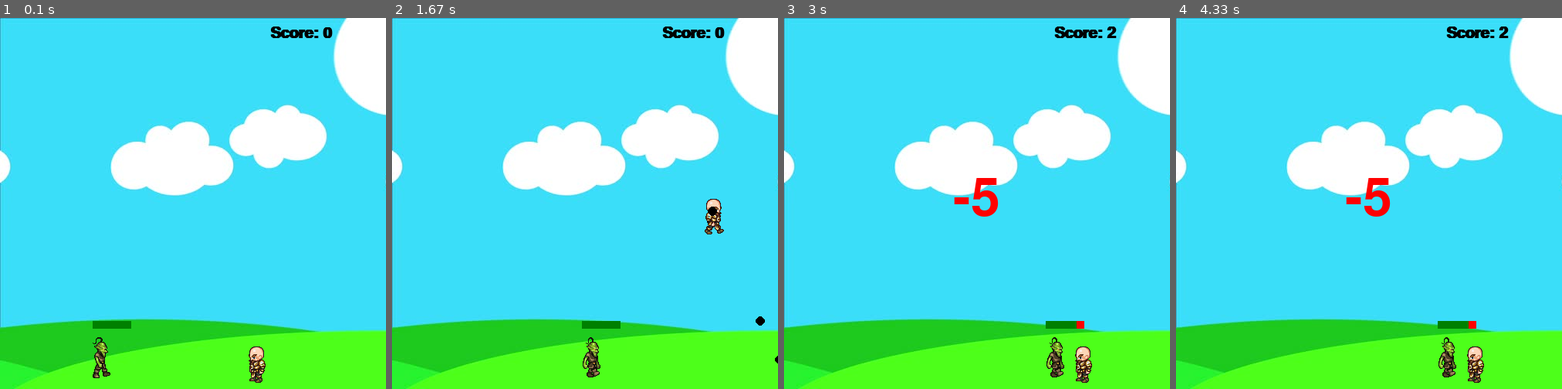
Above: before the commit, frames 1-4 (left to right).
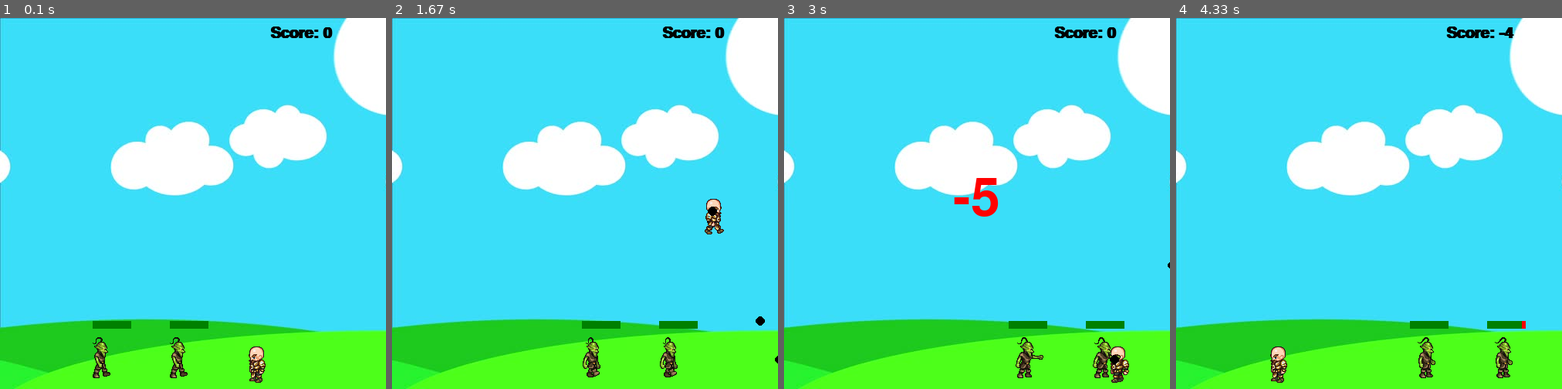
Above: after the commit, the same moments.

Repository: JCHasrouty/First-PyGame
Game: pygame game, started from Game/firstGame.py
Same seed, same stepped clock (60 frames per second), same inputs: the game is played once before the commit and once after it.
Inputs:
- Up to frame 1 (0.1 s): no input
- Up to frame 2 (1.67 s): tap Space at 0.33, 0.73, 1.03, 1.23, 1.57 s; hold Right 0.67-1.13 s; hold Up 1.17-1.47 s; hold Right from 1.5 s (still down)
- Up to frame 3 (3 s): tap Space at 1.87, 2.07, 2.37 s; release Right at 1.97 s; hold Left 2-2.53 s
- Up to frame 4 (4.33 s): no input

The runs differ from the first frame. In frame 1, 0.5% of the frame differs, in the area x 44-54%, y 81-98%; in frame 2, 0.5%; in frame 3, 2.3%; in frame 4, 2.7%, in the area x 24-91%, y 2-99%.

Commit message:
Added second character with full functionality
Added second character but code efficiency still needs to be improved.
Second character has hitbox, health, and affects player once hit.

Diff:
--- a/Game/firstGame.py
+++ b/Game/firstGame.py
@@ -162,6 +162,7 @@
     win.blit(text, (350, 10))
     BillyTheGoat.draw(win)
     Cody.draw(win)
+    Cody2.draw(win)
     for bullet in bullets:
         bullet.draw(win)
     pygame.display.update()
@@ -170,6 +171,7 @@
 font = pygame.font.SysFont('comicsans', 30, True)
 BillyTheGoat = player(300, 410, 64, 64)
 Cody = enemy(100, 410, 64, 64, 450)
+Cody2 = enemy(200, 410, 64, 64, 450)
 shootLoop = 0
 bullets = []
 run = True
@@ -182,6 +184,12 @@
                 BillyTheGoat.hit()
                 score -= 5
 
+    if Cody2.visible == True:
+        # check if player and character collided then reduce player health
+        if BillyTheGoat.hitbox[1] < Cody2.hitbox[1] + Cody2.hitbox[3] and BillyTheGoat.hitbox[1] + BillyTheGoat.hitbox[3] > Cody2.hitbox[1]:
+            if BillyTheGoat.hitbox[0] + BillyTheGoat.hitbox[2] > Cody2.hitbox[0] and BillyTheGoat.hitbox[0] < Cody2.hitbox[0] + Cody2.hitbox[2]:
+                BillyTheGoat.hit()
+                score -= 5
     # bullet shooting cooldown
     if shootLoop > 0:
         shootLoop += 1
@@ -200,7 +208,13 @@
                 Cody.hit()
                 score += 1
                 bullets.pop(bullets.index(bullet))
-
+        if bullet.y - bullet.radius < Cody2.hitbox[1] + Cody2.hitbox[3] and bullet.y + bullet.radius > Cody2.hitbox[1]:
+            # check if bullet is between left and right sides of the hitbox
+            if bullet.x + bullet.radius > Cody2.hitbox[0] and bullet.x - bullet.radius < Cody2.hitbox[0] + Cody2.hitbox[2]:
+                #hitSound.play()
+                Cody2.hit()
+                score += 1
+                bullets.pop(bullets.index(bullet))
         if bullet.x < 500 and bullet.x > 0:
             bullet.x += bullet.vel
         else:
